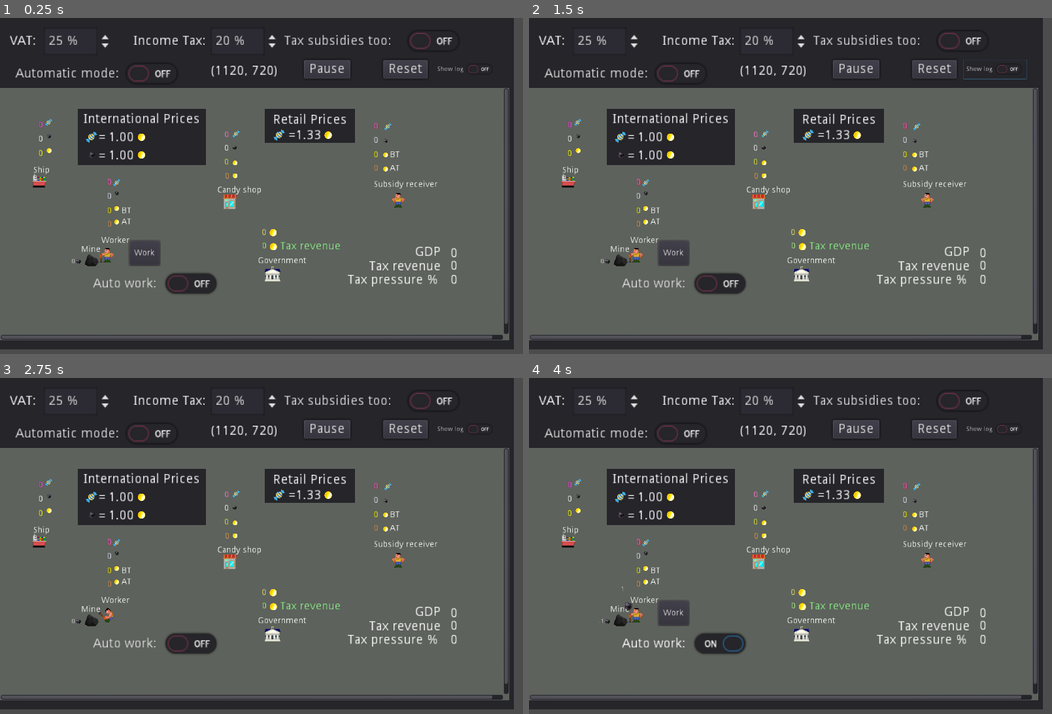
Above: before the commit, frames 1-4 (two rows, left to right).
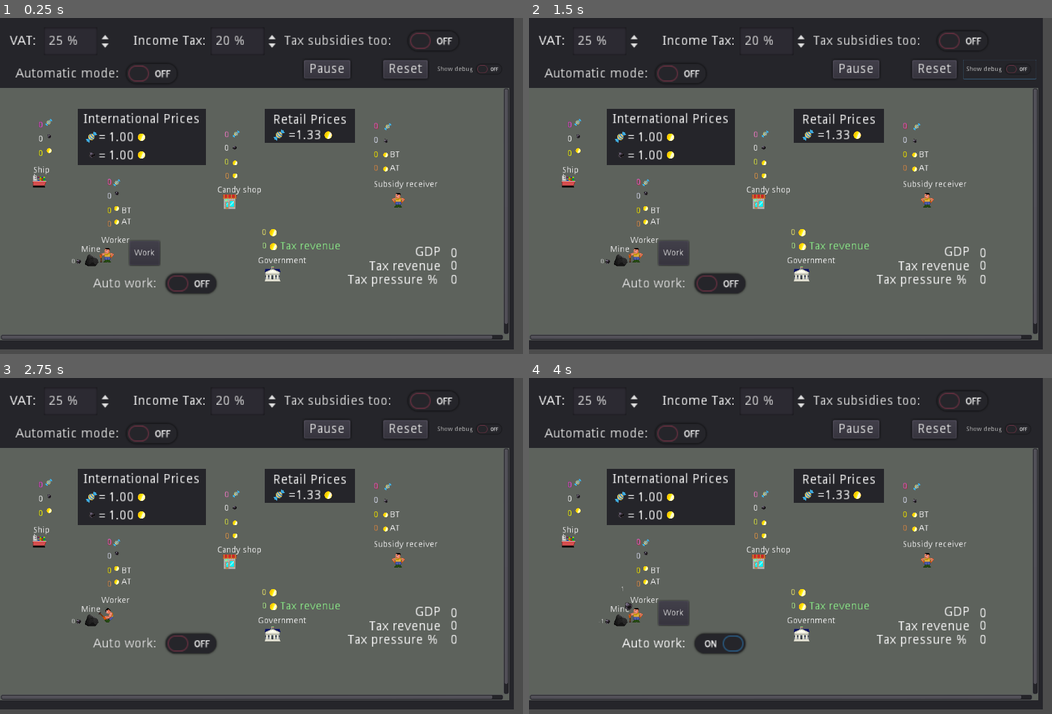
Above: after the commit, the same moments.

Repository: carlostgit/taxes
Game: Godot game, scene res://Control.tscn
Same seed, same stepped clock (60 frames per second), same inputs: the game is played once before the commit and once after it.
Inputs (mouse positions are in pixels of both pictures, inside the frame that each line leads up to):
- Up to frame 1 (0.25 s): no input
- Up to frame 2 (1.5 s): click (994, 68) at 0.5 s, where only the run before the commit has a clickable "Show log"; click (999, 68) at 1.25 s, where only the run after the commit has a clickable "Show debug"
- Up to frame 3 (2.75 s): click "Work" at 2 s
- Up to frame 4 (4 s): click "Auto work:" at 2.75 s; click "Sell ore" at 3.5 s

The runs differ from the first frame. In frame 1, 0.2% of the frame differs, in the area x 40-96%, y 14-18%; in frame 2, 0.2%, in the area x 40-97%, y 12-19%; in frame 3, 0.2%; in frame 4, 0.2%.

Commit message:
Algunos cambios de nombre y recolocaciones en la parte de interfaz de usuario

Diff:
--- a/Control.gd
+++ b/Control.gd
@@ -12,7 +12,7 @@
 func _ready():
 	var screenSize = get_viewport().get_visible_rect().size
 
-	$Panel/Label_reso.set_text(str(screenSize))
+	$CheckButton_show_debug/Label_reso.set_text(str(screenSize))
 
 	set_main_scene_parameters()
 
@@ -94,7 +94,7 @@
 		get_main_scene().set_tax_labour_only(_tax_labour_only)
 
 func _gui_input(event):
-	if ($CheckButton_show_debug_log.is_pressed()):
+	if ($CheckButton_show_debug.is_pressed()):
 		if event is InputEventMouseButton:
 			if event.button_index == BUTTON_LEFT and event.pressed:
 				print("I've been clicked D:")
@@ -103,13 +103,15 @@
 			var factor = event.get_factor()
 			print("Magnifying: "+str(factor))
 
-		$CheckButton_show_debug_log/ItemList_log.add_item(event.as_text())
-		$CheckButton_show_debug_log/ItemList_log.select($CheckButton_show_debug_log/ItemList_log.get_item_count()-1)
-		$CheckButton_show_debug_log/ItemList_log.ensure_current_is_visible()
+		$CheckButton_show_debug/ItemList_log.add_item(event.as_text())
+		$CheckButton_show_debug/ItemList_log.select($CheckButton_show_debug/ItemList_log.get_item_count()-1)
+		$CheckButton_show_debug/ItemList_log.ensure_current_is_visible()
 
-func _on_CheckButton_show_debug_log_toggled(button_pressed):
+func _on_CheckButton_show_debug_toggled(button_pressed):
 	if (button_pressed==false):
-		$CheckButton_show_debug_log/ItemList_log.hide()
-		$CheckButton_show_debug_log/ItemList_log.clear()
+		$CheckButton_show_debug/ItemList_log.hide()
+		$CheckButton_show_debug/Label_reso.hide()
+		$CheckButton_show_debug/ItemList_log.clear()
 	else:
-		$CheckButton_show_debug_log/ItemList_log.show()
+		$CheckButton_show_debug/ItemList_log.show()
+		$CheckButton_show_debug/Label_reso.show()
--- a/Control.tscn
+++ b/Control.tscn
@@ -69,6 +69,7 @@
 text = "Automatic mode:"
 
 [node name="SpinBox_VAT" type="SpinBox" parent="Panel"]
+editor/display_folded = true
 margin_left = 91.789
 margin_top = 20.0
 margin_right = 165.789
@@ -89,6 +90,7 @@
 valign = 1
 
 [node name="SpinBox_corp_tax" type="SpinBox" parent="Panel"]
+editor/display_folded = true
 margin_left = 450.0
 margin_top = 20.0
 margin_right = 524.0
@@ -122,22 +124,23 @@
 rect_scale = Vector2( 2, 2 )
 text = "Reset"
 
-[node name="Label_reso" type="Label" parent="Panel"]
-margin_left = 450.0
-margin_top = 100.0
-margin_right = 520.0
-margin_bottom = 114.0
+[node name="CheckButton_show_debug" type="CheckButton" parent="."]
+margin_left = 930.0
+margin_top = 90.0
+margin_right = 1086.0
+margin_bottom = 130.0
+text = "Show debug"
+
+[node name="Label_reso" type="Label" parent="CheckButton_show_debug"]
+visible = false
+margin_left = -480.0
+margin_top = 10.0
+margin_right = -410.0
+margin_bottom = 24.0
 rect_scale = Vector2( 2, 2 )
 text = "Resolucion"
 
-[node name="CheckButton_show_debug_log" type="CheckButton" parent="."]
-margin_left = 930.0
-margin_top = 90.0
-margin_right = 1066.0
-margin_bottom = 130.0
-text = "Show log"
-
-[node name="ItemList_log" type="ItemList" parent="CheckButton_show_debug_log"]
+[node name="ItemList_log" type="ItemList" parent="CheckButton_show_debug"]
 visible = false
 margin_left = -736.0
 margin_top = 44.0
@@ -149,4 +152,4 @@
 [connection signal="value_changed" from="Panel/SpinBox_corp_tax" to="." method="_on_SpinBox_corp_tax_value_changed"]
 [connection signal="toggled" from="Panel/SpinBox_corp_tax/CheckButton_tax_subsidies_too" to="." method="_on_CheckButton_tax_subsidies_too_toggled"]
 [connection signal="pressed" from="Panel/Button_reset" to="." method="_on_Button_reset_pressed"]
-[connection signal="toggled" from="CheckButton_show_debug_log" to="." method="_on_CheckButton_show_debug_log_toggled"]
+[connection signal="toggled" from="CheckButton_show_debug" to="." method="_on_CheckButton_show_debug_toggled"]
